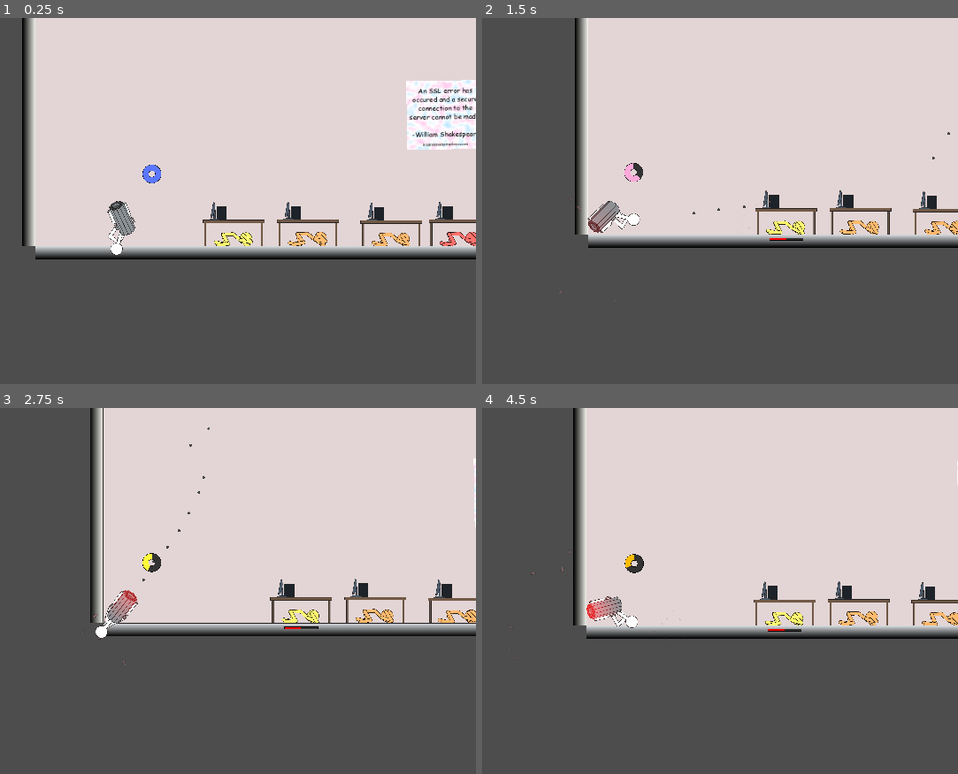
Above: before the commit, frames 1-4 (two rows, left to right).
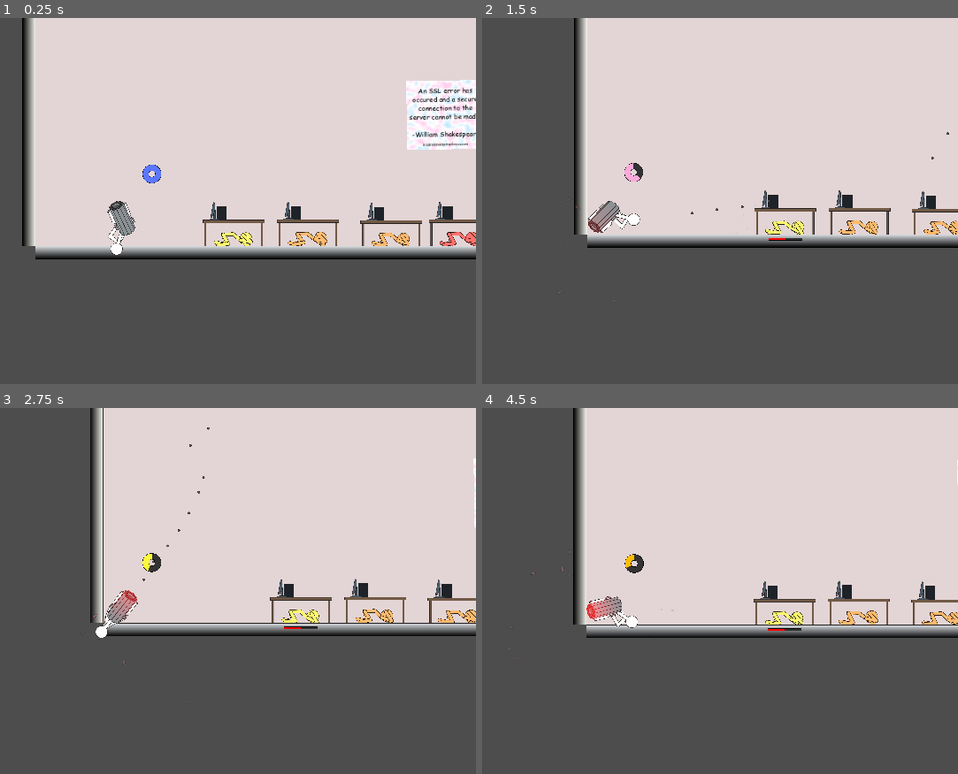
Above: after the commit, the same moments.

Repository: SmallConfusion/The-Gatler
Game: Godot game, scene res://scenes/levels/level_3.tscn
Two runs of this game, one before a commit and one after it. Both use one fixed random seed, a clock stepped at 60 frames per second and the inputs below. This scene is started directly instead of the project's main scene. The engine's default icon, where the game draws it, is replaced by a stand-in: a white triangle on a blue panel in a dark square. Sound files missing from this copy of the repository are replaced by a short silence.
Inputs (mouse positions are in pixels of both pictures, inside the frame that each line leads up to):
- Up to frame 1 (0.25 s): no input
- Up to frame 2 (1.5 s): move the mouse to (758, 197) at 0.52 s; press the mouse at (758, 197) at 0.53 s; move the mouse to (outside the picture) at 1.27 s; release the mouse at (outside the picture) at 1.28 s; click (outside the picture) at 1.35 s
- Up to frame 3 (2.75 s): move the mouse to (195, 517) at 2.02 s; press the mouse at (195, 517) at 2.03 s
- Up to frame 4 (4.5 s): move the mouse to (567, 686) at 2.77 s; release the mouse at (567, 686) at 2.78 s; click (567, 686) at 2.85 s; move the mouse to (815, 667) at 3.52 s; press the mouse at (815, 667) at 3.53 s; move the mouse to (outside the picture) at 4.27 s; release the mouse at (outside the picture) at 4.28 s; click (outside the picture) at 4.35 s

The runs differ from the first frame. In frame 1, less than 0.1% of the frame differs, in the area x 96-97%, y 16-18%; in frame 2, 0.8%, in the area x 15-100%, y 0-76%; in frame 3, 0.3%; in frame 4, 0.8%.

Commit message:
fixed bug

Diff:
--- a/src/project.godot
+++ b/src/project.godot
@@ -10,7 +10,7 @@
 
 [application]
 
-config/name="Gattler"
+config/name="The Gatler"
 config/description="Enter an interesting project description here!"
 run/main_scene="res://scenes/menu/main_menu.tscn"
 config/features=PackedStringArray("4.2")
--- a/src/scenes/levels/level_3.tscn
+++ b/src/scenes/levels/level_3.tscn
@@ -580,12 +580,14 @@
 scale = Vector2(0.300001, 0.300001)
 rest = Transform2D(0.3, 0, 0, 0.3, 0, 65)
 editor_settings/show_bone_gizmo = false
+metadata/_local_pose_override_enabled_ = true
 
 [node name="UpperSpineBone2D" type="Bone2D" parent="Innocent/Skeleton2D/LowerSpineBone2D"]
 position = Vector2(0, -86.6667)
 rotation = -3.14159
 rest = Transform2D(-1, -4.44253e-06, 4.44253e-06, -1, 0, -86.6667)
 editor_settings/show_bone_gizmo = false
+metadata/_local_pose_override_enabled_ = true
 
 [node name="HeadBone2D" type="Bone2D" parent="Innocent/Skeleton2D/LowerSpineBone2D/UpperSpineBone2D"]
 position = Vector2(1.35896e-05, 90)
@@ -595,6 +597,7 @@
 length = 80.0
 bone_angle = -90.0
 editor_settings/show_bone_gizmo = false
+metadata/_local_pose_override_enabled_ = true
 
 [node name="Head" type="Sprite2D" parent="Innocent/Skeleton2D/LowerSpineBone2D/UpperSpineBone2D/HeadBone2D"]
 z_index = 1
@@ -606,6 +609,7 @@
 rotation = -2.07223
 rest = Transform2D(-0.707104, -0.707109, 0.707109, -0.707104, -0.256619, 76.1606)
 editor_settings/show_bone_gizmo = false
+metadata/_local_pose_override_enabled_ = true
 
 [node name="RightUpperArm" type="Sprite2D" parent="Innocent/Skeleton2D/LowerSpineBone2D/UpperSpineBone2D/RightUpperArmBone2D"]
 z_index = 2
@@ -620,6 +624,7 @@
 length = 90.0
 bone_angle = -90.0
 editor_settings/show_bone_gizmo = false
+metadata/_local_pose_override_enabled_ = true
 
 [node name="RightForearm" type="Sprite2D" parent="Innocent/Skeleton2D/LowerSpineBone2D/UpperSpineBone2D/RightUpperArmBone2D/RightForearmBone2D"]
 z_index = 2
@@ -631,6 +636,7 @@
 rotation = 2.0247
 rest = Transform2D(-0.707104, 0.70711, -0.70711, -0.707104, -0.256619, 76.1606)
 editor_settings/show_bone_gizmo = false
+metadata/_local_pose_override_enabled_ = true
 
 [node name="LeftUpperArm" type="Sprite2D" parent="Innocent/Skeleton2D/LowerSpineBone2D/UpperSpineBone2D/LeftUpperArmBone2D"]
 texture = ExtResource("11_0i5bo")
@@ -644,6 +650,7 @@
 length = 90.0
 bone_angle = 270.0
 editor_settings/show_bone_gizmo = false
+metadata/_local_pose_override_enabled_ = true
 
 [node name="LeftForearm" type="Sprite2D" parent="Innocent/Skeleton2D/LowerSpineBone2D/UpperSpineBone2D/LeftUpperArmBone2D/LeftForearmBone2D"]
 texture = ExtResource("12_ogji8")
@@ -658,6 +665,7 @@
 rotation = -0.785398
 rest = Transform2D(0.707107, -0.707107, 0.707107, 0.707107, 0.256631, -6.16057)
 editor_settings/show_bone_gizmo = false
+metadata/_local_pose_override_enabled_ = true
 
 [node name="LeftThigh" type="Sprite2D" parent="Innocent/Skeleton2D/LowerSpineBone2D/LeftThighBone2D"]
 texture = ExtResource("11_0i5bo")
@@ -671,6 +679,7 @@
 length = 90.0
 bone_angle = 270.0
 editor_settings/show_bone_gizmo = false
+metadata/_local_pose_override_enabled_ = true
 
 [node name="LeftLowerLeg" type="Sprite2D" parent="Innocent/Skeleton2D/LowerSpineBone2D/LeftThighBone2D/LeftLowerLegBone2D"]
 texture = ExtResource("12_ogji8")
@@ -681,6 +690,7 @@
 rotation = 0.785398
 rest = Transform2D(0.707107, 0.707107, -0.707107, 0.707107, 0.256631, -6.16057)
 editor_settings/show_bone_gizmo = false
+metadata/_local_pose_override_enabled_ = true
 
 [node name="RightThigh" type="Sprite2D" parent="Innocent/Skeleton2D/LowerSpineBone2D/RightThighBone2D"]
 z_index = 1
@@ -695,6 +705,7 @@
 length = 90.0
 bone_angle = -90.0
 editor_settings/show_bone_gizmo = false
+metadata/_local_pose_override_enabled_ = true
 
 [node name="RightLowerLeg" type="Sprite2D" parent="Innocent/Skeleton2D/LowerSpineBone2D/RightThighBone2D/RightLowerLegBone2D"]
 z_index = 1
@@ -802,12 +813,14 @@
 scale = Vector2(0.300001, 0.300001)
 rest = Transform2D(0.3, 0, 0, 0.3, 0, 65)
 editor_settings/show_bone_gizmo = false
+metadata/_local_pose_override_enabled_ = true
 
 [node name="UpperSpineBone2D" type="Bone2D" parent="Innocent2/Skeleton2D/LowerSpineBone2D"]
 position = Vector2(0, -86.6667)
 rotation = -3.14159
 rest = Transform2D(-1, -4.44253e-06, 4.44253e-06, -1, 0, -86.6667)
 editor_settings/show_bone_gizmo = false
+metadata/_local_pose_override_enabled_ = true
 
 [node name="HeadBone2D" type="Bone2D" parent="Innocent2/Skeleton2D/LowerSpineBone2D/UpperSpineBone2D"]
 position = Vector2(1.35896e-05, 90)
@@ -817,6 +830,7 @@
 length = 80.0
 bone_angle = -90.0
 editor_settings/show_bone_gizmo = false
+metadata/_local_pose_override_enabled_ = true
 
 [node name="Head" type="Sprite2D" parent="Innocent2/Skeleton2D/LowerSpineBone2D/UpperSpineBone2D/HeadBone2D"]
 z_index = 1
@@ -828,6 +842,7 @@
 rotation = -2.07223
 rest = Transform2D(-0.707104, -0.707109, 0.707109, -0.707104, -0.256619, 76.1606)
 editor_settings/show_bone_gizmo = false
+metadata/_local_pose_override_enabled_ = true
 
 [node name="RightUpperArm" type="Sprite2D" parent="Innocent2/Skeleton2D/LowerSpineBone2D/UpperSpineBone2D/RightUpperArmBone2D"]
 z_index = 2
@@ -842,6 +857,7 @@
 length = 90.0
 bone_angle = -90.0
 editor_settings/show_bone_gizmo = false
+metadata/_local_pose_override_enabled_ = true
 
 [node name="RightForearm" type="Sprite2D" parent="Innocent2/Skeleton2D/LowerSpineBone2D/UpperSpineBone2D/RightUpperArmBone2D/RightForearmBone2D"]
 z_index = 2
@@ -853,6 +869,7 @@
 rotation = 2.0247
 rest = Transform2D(-0.707104, 0.70711, -0.70711, -0.707104, -0.256619, 76.1606)
 editor_settings/show_bone_gizmo = false
+metadata/_local_pose_override_enabled_ = true
 
 [node name="LeftUpperArm" type="Sprite2D" parent="Innocent2/Skeleton2D/LowerSpineBone2D/UpperSpineBone2D/LeftUpperArmBone2D"]
 texture = ExtResource("11_0i5bo")
@@ -866,6 +883,7 @@
 length = 90.0
 bone_angle = 270.0
 editor_settings/show_bone_gizmo = false
+metadata/_local_pose_override_enabled_ = true
 
 [node name="LeftForearm" type="Sprite2D" parent="Innocent2/Skeleton2D/LowerSpineBone2D/UpperSpineBone2D/LeftUpperArmBone2D/LeftForearmBone2D"]
 texture = ExtResource("12_ogji8")
@@ -880,6 +898,7 @@
 rotation = -0.785398
 rest = Transform2D(0.707107, -0.707107, 0.707107, 0.707107, 0.256631, -6.16057)
 editor_settings/show_bone_gizmo = false
+metadata/_local_pose_override_enabled_ = true
 
 [node name="LeftThigh" type="Sprite2D" parent="Innocent2/Skeleton2D/LowerSpineBone2D/LeftThighBone2D"]
 texture = ExtResource("11_0i5bo")
@@ -893,6 +912,7 @@
 length = 90.0
 bone_angle = 270.0
 editor_settings/show_bone_gizmo = false
+metadata/_local_pose_override_enabled_ = true
 
 [node name="LeftLowerLeg" type="Sprite2D" parent="Innocent2/Skeleton2D/LowerSpineBone2D/LeftThighBone2D/LeftLowerLegBone2D"]
 texture = ExtResource("12_ogji8")
@@ -903,6 +923,7 @@
 rotation = 0.785398
 rest = Transform2D(0.707107, 0.707107, -0.707107, 0.707107, 0.256631, -6.16057)
 editor_settings/show_bone_gizmo = false
+metadata/_local_pose_override_enabled_ = true
 
 [node name="RightThigh" type="Sprite2D" parent="Innocent2/Skeleton2D/LowerSpineBone2D/RightThighBone2D"]
 z_index = 1
@@ -917,6 +938,7 @@
 length = 90.0
 bone_angle = -90.0
 editor_settings/show_bone_gizmo = false
+metadata/_local_pose_override_enabled_ = true
 
 [node name="RightLowerLeg" type="Sprite2D" parent="Innocent2/Skeleton2D/LowerSpineBone2D/RightThighBone2D/RightLowerLegBone2D"]
 z_index = 1
@@ -1024,12 +1046,14 @@
 scale = Vector2(0.300001, 0.300001)
 rest = Transform2D(0.3, 0, 0, 0.3, 0, 65)
 editor_settings/show_bone_gizmo = false
+metadata/_local_pose_override_enabled_ = true
 
 [node name="UpperSpineBone2D" type="Bone2D" parent="Innocent3/Skeleton2D/LowerSpineBone2D"]
 position = Vector2(0, -86.6667)
 rotation = -3.14159
 rest = Transform2D(-1, -4.44253e-06, 4.44253e-06, -1, 0, -86.6667)
 editor_settings/show_bone_gizmo = false
+metadata/_local_pose_override_enabled_ = true
 
 [node name="HeadBone2D" type="Bone2D" parent="Innocent3/Skeleton2D/LowerSpineBone2D/UpperSpineBone2D"]
 position = Vector2(1.35896e-05, 90)
@@ -1039,6 +1063,7 @@
 length = 80.0
 bone_angle = -90.0
 editor_settings/show_bone_gizmo = false
+metadata/_local_pose_override_enabled_ = true
 
 [node name="Head" type="Sprite2D" parent="Innocent3/Skeleton2D/LowerSpineBone2D/UpperSpineBone2D/HeadBone2D"]
 z_index = 1
@@ -1050,6 +1075,7 @@
 rotation = -2.07223
 rest = Transform2D(-0.707104, -0.707109, 0.707109, -0.707104, -0.256619, 76.1606)
 editor_settings/show_bone_gizmo = false
+metadata/_local_pose_override_enabled_ = true
 
 [node name="RightUpperArm" type="Sprite2D" parent="Innocent3/Skeleton2D/LowerSpineBone2D/UpperSpineBone2D/RightUpperArmBone2D"]
 z_index = 2
@@ -1064,6 +1090,7 @@
 length = 90.0
 bone_angle = -90.0
 editor_settings/show_bone_gizmo = false
+metadata/_local_pose_override_enabled_ = true
 
 [node name="RightForearm" type="Sprite2D" parent="Innocent3/Skeleton2D/LowerSpineBone2D/UpperSpineBone2D/RightUpperArmBone2D/RightForearmBone2D"]
 z_index = 2
@@ -1075,6 +1102,7 @@
 rotation = 2.0247
 rest = Transform2D(-0.707104, 0.70711, -0.70711, -0.707104, -0.256619, 76.1606)
 editor_settings/show_bone_gizmo = false
+metadata/_local_pose_override_enabled_ = true
 
 [node name="LeftUpperArm" type="Sprite2D" parent="Innocent3/Skeleton2D/LowerSpineBone2D/UpperSpineBone2D/LeftUpperArmBone2D"]
 texture = ExtResource("11_0i5bo")
@@ -1088,6 +1116,7 @@
 length = 90.0
 bone_angle = 270.0
 editor_settings/show_bone_gizmo = false
+metadata/_local_pose_override_enabled_ = true
 
 [node name="LeftForearm" type="Sprite2D" parent="Innocent3/Skeleton2D/LowerSpineBone2D/UpperSpineBone2D/LeftUpperArmBone2D/LeftForearmBone2D"]
 texture = ExtResource("12_ogji8")
@@ -1102,6 +1131,7 @@
 rotation = -0.785398
 rest = Transform2D(0.707107, -0.707107, 0.707107, 0.707107, 0.256631, -6.16057)
 editor_settings/show_bone_gizmo = false
+metadata/_local_pose_override_enabled_ = true
 
 [node name="LeftThigh" type="Sprite2D" parent="Innocent3/Skeleton2D/LowerSpineBone2D/LeftThighBone2D"]
 texture = ExtResource("11_0i5bo")
@@ -1115,6 +1145,7 @@
 length = 90.0
 bone_angle = 270.0
 editor_settings/show_bone_gizmo = false
+metadata/_local_pose_override_enabled_ = true
 
 [node name="LeftLowerLeg" type="Sprite2D" parent="Innocent3/Skeleton2D/LowerSpineBone2D/LeftThighBone2D/LeftLowerLegBone2D"]
 texture = ExtResource("12_ogji8")
@@ -1125,6 +1156,7 @@
 rotation = 0.785398
 rest = Transform2D(0.707107, 0.707107, -0.707107, 0.707107, 0.256631, -6.16057)
 editor_settings/show_bone_gizmo = false
+metadata/_local_pose_override_enabled_ = true
 
 [node name="RightThigh" type="Sprite2D" parent="Innocent3/Skeleton2D/LowerSpineBone2D/RightThighBone2D"]
 z_index = 1
@@ -1139,6 +1171,7 @@
 length = 90.0
 bone_angle = -90.0
 editor_settings/show_bone_gizmo = false
+metadata/_local_pose_override_enabled_ = true
 
 [node name="RightLowerLeg" type="Sprite2D" parent="Innocent3/Skeleton2D/LowerSpineBone2D/RightThighBone2D/RightLowerLegBone2D"]
 z_index = 1
@@ -1246,12 +1279,14 @@
 scale = Vector2(0.300001, 0.300001)
 rest = Transform2D(0.3, 0, 0, 0.3, 0, 65)
 editor_settings/show_bone_gizmo = false
+metadata/_local_pose_override_enabled_ = true
 
 [node name="UpperSpineBone2D" type="Bone2D" parent="Innocent4/Skeleton2D/LowerSpineBone2D"]
 position = Vector2(0, -86.6667)
 rotation = -3.14159
 rest = Transform2D(-1, -4.44253e-06, 4.44253e-06, -1, 0, -86.6667)
 editor_settings/show_bone_gizmo = false
+metadata/_local_pose_override_enabled_ = true
 
 [node name="HeadBone2D" type="Bone2D" parent="Innocent4/Skeleton2D/LowerSpineBone2D/UpperSpineBone2D"]
 position = Vector2(1.35896e-05, 90)
@@ -1261,6 +1296,7 @@
 length = 80.0
 bone_angle = -90.0
 editor_settings/show_bone_gizmo = false
+metadata/_local_pose_override_enabled_ = true
 
 [node name="Head" type="Sprite2D" parent="Innocent4/Skeleton2D/LowerSpineBone2D/UpperSpineBone2D/HeadBone2D"]
 z_index = 1
@@ -1272,6 +1308,7 @@
 rotation = -2.07223
 rest = Transform2D(-0.707104, -0.707109, 0.707109, -0.707104, -0.256619, 76.1606)
 editor_settings/show_bone_gizmo = false
+metadata/_local_pose_override_enabled_ = true
 
 [node name="RightUpperArm" type="Sprite2D" parent="Innocent4/Skeleton2D/LowerSpineBone2D/UpperSpineBone2D/RightUpperArmBone2D"]
 z_index = 2
@@ -1286,6 +1323,7 @@
 length = 90.0
 bone_angle = -90.0
 editor_settings/show_bone_gizmo = false
+metadata/_local_pose_override_enabled_ = true
 
 [node name="RightForearm" type="Sprite2D" parent="Innocent4/Skeleton2D/LowerSpineBone2D/UpperSpineBone2D/RightUpperArmBone2D/RightForearmBone2D"]
 z_index = 2
@@ -1297,6 +1335,7 @@
 rotation = 2.0247
 rest = Transform2D(-0.707104, 0.70711, -0.70711, -0.707104, -0.256619, 76.1606)
 editor_settings/show_bone_gizmo = false
+metadata/_local_pose_override_enabled_ = true
 
 [node name="LeftUpperArm" type="Sprite2D" parent="Innocent4/Skeleton2D/LowerSpineBone2D/UpperSpineBone2D/LeftUpperArmBone2D"]
 texture = ExtResource("11_0i5bo")
@@ -1310,6 +1349,7 @@
 length = 90.0
 bone_angle = 270.0
 editor_settings/show_bone_gizmo = false
+metadata/_local_pose_override_enabled_ = true
 
 [node name="LeftForearm" type="Sprite2D" parent="Innocent4/Skeleton2D/LowerSpineBone2D/UpperSpineBone2D/LeftUpperArmBone2D/LeftForearmBone2D"]
 texture = ExtResource("12_ogji8")
@@ -1324,6 +1364,7 @@
 rotation = -0.785398
 rest = Transform2D(0.707107, -0.707107, 0.707107, 0.707107, 0.256631, -6.16057)
 editor_settings/show_bone_gizmo = false
+metadata/_local_pose_override_enabled_ = true
 
 [node name="LeftThigh" type="Sprite2D" parent="Innocent4/Skeleton2D/LowerSpineBone2D/LeftThighBone2D"]
 texture = ExtResource("11_0i5bo")
@@ -1337,6 +1378,7 @@
 length = 90.0
 bone_angle = 270.0
 editor_settings/show_bone_gizmo = false
+metadata/_local_pose_override_enabled_ = true
 
 [node name="LeftLowerLeg" type="Sprite2D" parent="Innocent4/Skeleton2D/LowerSpineBone2D/LeftThighBone2D/LeftLowerLegBone2D"]
 texture = ExtResource("12_ogji8")
@@ -1347,6 +1389,7 @@
 rotation = 0.785398
 rest = Transform2D(0.707107, 0.707107, -0.707107, 0.707107, 0.256631, -6.16057)
 editor_settings/show_bone_gizmo = false
+metadata/_local_pose_override_enabled_ = true
 
 [node name="RightThigh" type="Sprite2D" parent="Innocent4/Skeleton2D/LowerSpineBone2D/RightThighBone2D"]
 z_index = 1
@@ -1361,6 +1404,7 @@
 length = 90.0
 bone_angle = -90.0
 editor_settings/show_bone_gizmo = false
+metadata/_local_pose_override_enabled_ = true
 
 [node name="RightLowerLeg" type="Sprite2D" parent="Innocent4/Skeleton2D/LowerSpineBone2D/RightThighBone2D/RightLowerLegBone2D"]
 z_index = 1
@@ -1501,12 +1545,14 @@
 scale = Vector2(0.300001, 0.300001)
 rest = Transform2D(0.3, 0, 0, 0.3, 0, 65)
 editor_settings/show_bone_gizmo = false
+metadata/_local_pose_override_enabled_ = true
 
 [node name="UpperSpineBone2D" type="Bone2D" parent="Innocent5/Skeleton2D/LowerSpineBone2D"]
 position = Vector2(0, -86.6667)
 rotation = -3.14159
 rest = Transform2D(-1, -4.44253e-06, 4.44253e-06, -1, 0, -86.6667)
 editor_settings/show_bone_gizmo = false
+metadata/_local_pose_override_enabled_ = true
 
 [node name="HeadBone2D" type="Bone2D" parent="Innocent5/Skeleton2D/LowerSpineBone2D/UpperSpineBone2D"]
 position = Vector2(1.35896e-05, 90)
@@ -1516,6 +1562,7 @@
 length = 80.0
 bone_angle = -90.0
 editor_settings/show_bone_gizmo = false
+metadata/_local_pose_override_enabled_ = true
 
 [node name="Head" type="Sprite2D" parent="Innocent5/Skeleton2D/LowerSpineBone2D/UpperSpineBone2D/HeadBone2D"]
 z_index = 1
@@ -1527,6 +1574,7 @@
 rotation = -2.07223
 rest = Transform2D(-0.707104, -0.707109, 0.707109, -0.707104, -0.256619, 76.1606)
 editor_settings/show_bone_gizmo = false
+metadata/_local_pose_override_enabled_ = true
 
 [node name="RightUpperArm" type="Sprite2D" parent="Innocent5/Skeleton2D/LowerSpineBone2D/UpperSpineBone2D/RightUpperArmBone2D"]
 z_index = 2
@@ -1541,6 +1589,7 @@
 length = 90.0
 bone_angle = -90.0
 editor_settings/show_bone_gizmo = false
+metadata/_local_pose_override_enabled_ = true
 
 [node name="RightForearm" type="Sprite2D" parent="Innocent5/Skeleton2D/LowerSpineBone2D/UpperSpineBone2D/RightUpperArmBone2D/RightForearmBone2D"]
 z_index = 2
@@ -1552,6 +1601,7 @@
 rotation = 2.0247
 rest = Transform2D(-0.707104, 0.70711, -0.70711, -0.707104, -0.256619, 76.1606)
 editor_settings/show_bone_gizmo = false
+metadata/_local_pose_override_enabled_ = true
 
 [node name="LeftUpperArm" type="Sprite2D" parent="Innocent5/Skeleton2D/LowerSpineBone2D/UpperSpineBone2D/LeftUpperArmBone2D"]
 texture = ExtResource("11_0i5bo")
@@ -1565,6 +1615,7 @@
 length = 90.0
 bone_angle = 270.0
 editor_settings/show_bone_gizmo = false
+metadata/_local_pose_override_enabled_ = true
 
 [node name="LeftForearm" type="Sprite2D" parent="Innocent5/Skeleton2D/LowerSpineBone2D/UpperSpineBone2D/LeftUpperArmBone2D/LeftForearmBone2D"]
 texture = ExtResource("12_ogji8")
@@ -1579,6 +1630,7 @@
 rotation = -0.785398
 rest = Transform2D(0.707107, -0.707107, 0.707107, 0.707107, 0.256631, -6.16057)
 editor_settings/show_bone_gizmo = false
+metadata/_local_pose_override_enabled_ = true
 
 [node name="LeftThigh" type="Sprite2D" parent="Innocent5/Skeleton2D/LowerSpineBone2D/LeftThighBone2D"]
 texture = ExtResource("11_0i5bo")
@@ -1592,6 +1644,7 @@
 length = 90.0
 bone_angle = 270.0
 editor_settings/show_bone_gizmo = false
+metadata/_local_pose_override_enabled_ = true
 
 [node name="LeftLowerLeg" type="Sprite2D" parent="Innocent5/Skeleton2D/LowerSpineBone2D/LeftThighBone2D/LeftLowerLegBone2D"]
 texture = ExtResource("12_ogji8")
@@ -1602,6 +1655,7 @@
 rotation = 0.785398
 rest = Transform2D(0.707107, 0.707107, -0.707107, 0.707107, 0.256631, -6.16057)
 editor_settings/show_bone_gizmo = false
+metadata/_local_pose_override_enabled_ = true
 
 [node name="RightThigh" type="Sprite2D" parent="Innocent5/Skeleton2D/LowerSpineBone2D/RightThighBone2D"]
 z_index = 1
@@ -1616,6 +1670,7 @@
 length = 90.0
 bone_angle = -90.0
 editor_settings/show_bone_gizmo = false
+metadata/_local_pose_override_enabled_ = true
 
 [node name="RightLowerLeg" type="Sprite2D" parent="Innocent5/Skeleton2D/LowerSpineBone2D/RightThighBone2D/RightLowerLegBone2D"]
 z_index = 1
@@ -1710,8 +1765,7 @@
 [node name="InnocentKilled" type="Node" parent="Innocent5"]
 script = ExtResource("28_7ysjh")
 
-[node name="Player" parent="Innocent5" instance=ExtResource("1_2b5wi")]
-position = Vector2(-1, 746)
+[node name="Player" parent="." instance=ExtResource("1_2b5wi")]
 
 [connection signal="killed" from="Servers/Death" to="FinishLevel" method="finish_level"]
 [connection signal="killed" from="Innocent/Death" to="Innocent/ParticleEmitter" method="emit"]
--- a/src/scenes/objects/player.tscn
+++ b/src/scenes/objects/player.tscn
@@ -149,7 +149,7 @@
 [node name="Sprite2D2" type="Sprite2D" parent="Node2D"]
 y_sort_enabled = true
 material = ExtResource("5_5qy4a")
-position = Vector2(-2.54074, 6.88376)
+position = Vector2(5.24449, -6.49029)
 scale = Vector2(0.3, 0.3)
 texture = ExtResource("4_mu68i")
 script = ExtResource("8_rhdoc")
@@ -158,7 +158,7 @@
 [node name="Sprite2D3" type="Sprite2D" parent="Node2D"]
 y_sort_enabled = true
 material = ExtResource("5_5qy4a")
-position = Vector2(-10.7959, 4.45669)
+position = Vector2(12.3613, -3.2863)
 scale = Vector2(0.3, 0.3)
 texture = ExtResource("4_mu68i")
 script = ExtResource("8_rhdoc")
@@ -167,7 +167,7 @@
 [node name="Sprite2D4" type="Sprite2D" parent="Node2D"]
 y_sort_enabled = true
 material = ExtResource("5_5qy4a")
-position = Vector2(-13.9996, -0.0557184)
+position = Vector2(13.6941, 1.45538)
 scale = Vector2(0.3, 0.3)
 texture = ExtResource("4_mu68i")
 script = ExtResource("8_rhdoc")
@@ -176,7 +176,7 @@
 [node name="Sprite2D5" type="Sprite2D" parent="Node2D"]
 y_sort_enabled = true
 material = ExtResource("5_5qy4a")
-position = Vector2(-10.6527, -4.54205)
+position = Vector2(8.61926, 5.51608)
 scale = Vector2(0.3, 0.3)
 texture = ExtResource("4_mu68i")
 script = ExtResource("8_rhdoc")
@@ -185,7 +185,7 @@
 [node name="Sprite2D6" type="Sprite2D" parent="Node2D"]
 y_sort_enabled = true
 material = ExtResource("5_5qy4a")
-position = Vector2(-2.32126, -6.90311)
+position = Vector2(-0.488591, 6.99574)
 scale = Vector2(0.3, 0.3)
 texture = ExtResource("4_mu68i")
 script = ExtResource("8_rhdoc")
@@ -194,7 +194,7 @@
 [node name="Sprite2D" type="Sprite2D" parent="Node2D"]
 y_sort_enabled = true
 material = ExtResource("5_5qy4a")
-position = Vector2(7.09628, -6.03413)
+position = Vector2(-9.36783, 5.20201)
 scale = Vector2(0.3, 0.3)
 texture = ExtResource("4_mu68i")
 script = ExtResource("8_rhdoc")
@@ -203,7 +203,7 @@
 [node name="Sprite2D7" type="Sprite2D" parent="Node2D"]
 y_sort_enabled = true
 material = ExtResource("5_5qy4a")
-position = Vector2(13.1934, -2.34171)
+position = Vector2(-13.8638, 0.974213)
 scale = Vector2(0.3, 0.3)
 texture = ExtResource("4_mu68i")
 script = ExtResource("8_rhdoc")
@@ -212,7 +212,7 @@
 [node name="Sprite2D8" type="Sprite2D" parent="Node2D"]
 y_sort_enabled = true
 material = ExtResource("5_5qy4a")
-position = Vector2(13.1172, 2.44642)
+position = Vector2(-11.8727, -3.70944)
 scale = Vector2(0.3, 0.3)
 texture = ExtResource("4_mu68i")
 script = ExtResource("8_rhdoc")
@@ -221,7 +221,7 @@
 [node name="Sprite2D9" type="Sprite2D" parent="Node2D"]
 y_sort_enabled = true
 material = ExtResource("5_5qy4a")
-position = Vector2(6.90327, 6.08984)
+position = Vector2(-4.32624, -6.6574)
 scale = Vector2(0.3, 0.3)
 texture = ExtResource("4_mu68i")
 script = ExtResource("8_rhdoc")
@@ -266,7 +266,7 @@
 
 [node name="Health" type="Node" parent="."]
 script = ExtResource("6_5c56t")
-health = 3.0
+health = 2.0
 
 [node name="Death" type="Node" parent="."]
 script = ExtResource("7_eu0sl")
--- a/src/scripts/components/reload_on_die.gd
+++ b/src/scripts/components/reload_on_die.gd
@@ -4,4 +4,4 @@
 func _ready():
 	for sibling in get_parent().get_children():
 		if sibling is Death:
-			sibling.connect("killed", get_tree().reload_current_scene)
+			sibling.connect("killed", get_tree().change_scene_to_file.bind("res://scenes/menu/main_menu.tscn"))
